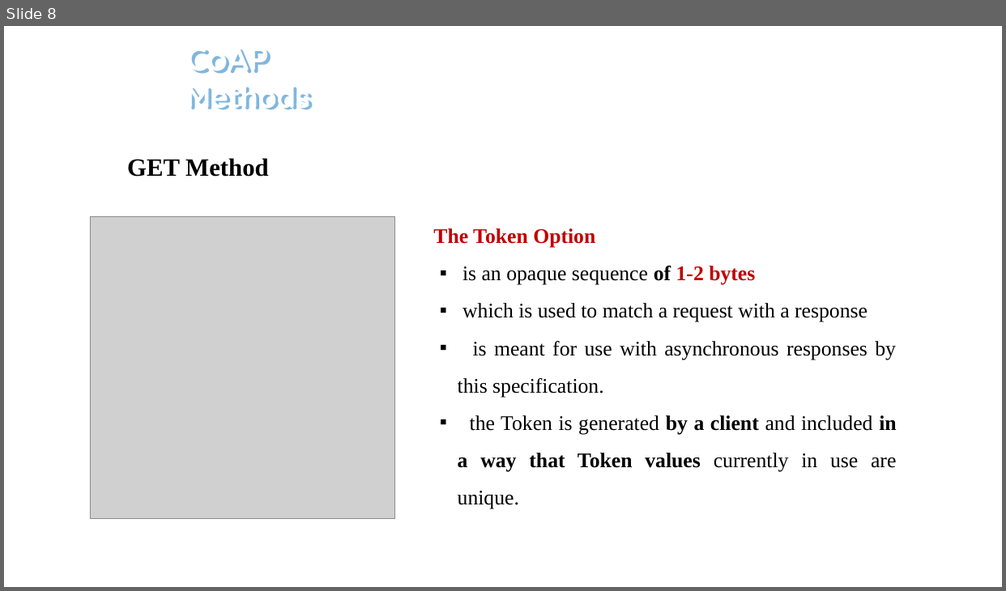
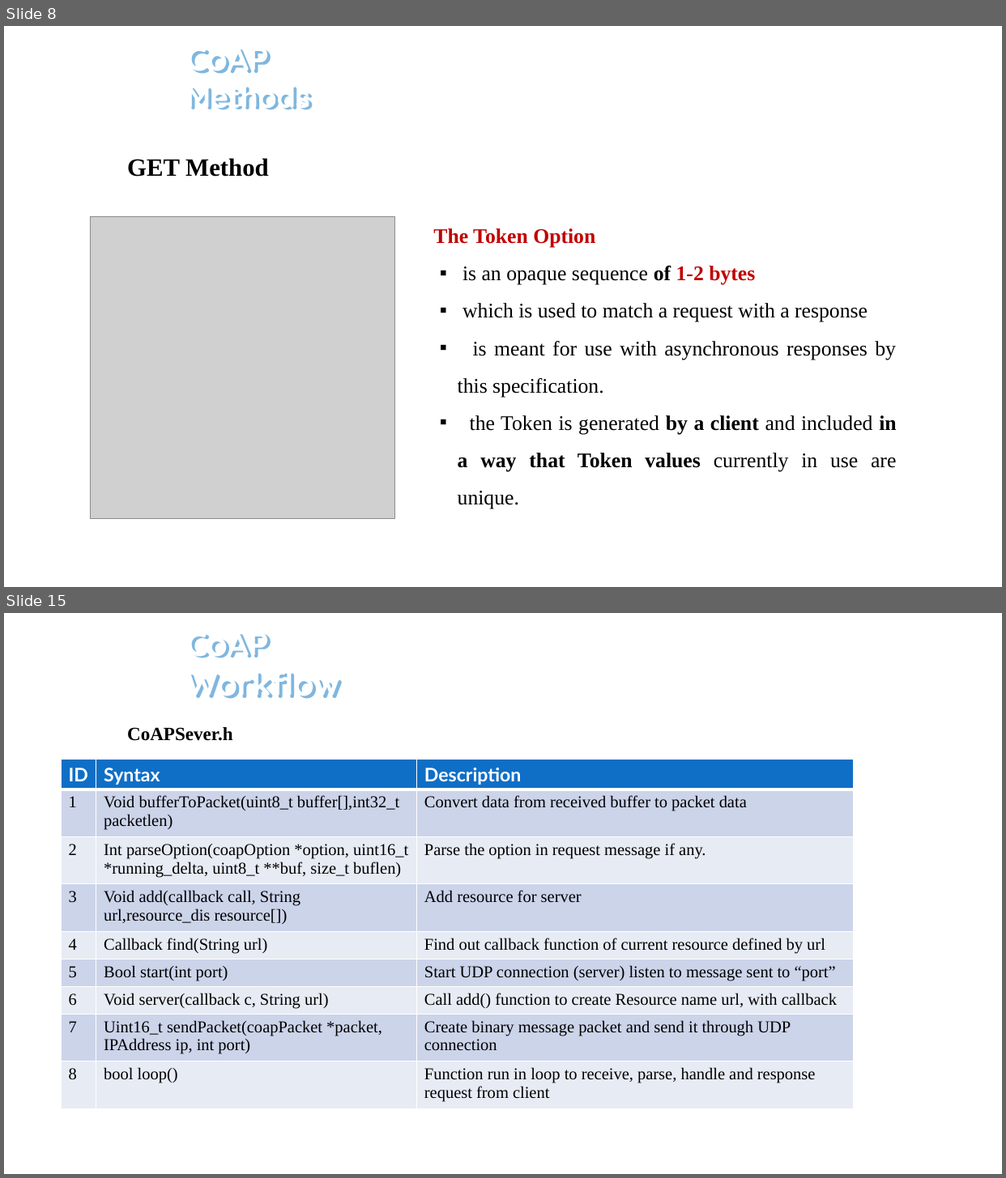
Before and after one commit to hoangnh0194/TrainingTMA, a slide deck: CoAPreport.pptx. Shown one above the other, each under a label of ours: slide 8 before the commit, slides 8 and 15 after it; the slides between them are not shown. The pictures are 1006x591 and 1006x1178 pixels, drawn with LibreOffice and Linux fonts; fonts in the diff are those of the drawing; grey boxes stand for pictures; background and template pictures are left out. Boxes give left, top, right and bottom in pixels: in the first picture for what was removed or moved away, otherwise in the second. Text is boxed around its words. In the diff, an @@ line names an element or a change of style, - is before the commit and + after.

```diff
--- a/CoAPreport.pptx
+++ b/CoAPreport.pptx
@@ slide 15 added at (4, 613, 1002, 1174), background picture (left out); not listed: 1 template element that a slide beside it also shows @@
@@ text added at (186, 634, 339, 699), 32 pt, text #FFFFFF, bold @@
+CoAP
+Workflow
@@ text added at (127, 727, 233, 741), 18 pt, text #000000, bold @@
+CoAPSever.h
@@ table added at (61, 760, 853, 1129), 9 rows, 3 columns @@
+ID | Syntax | Description
+1 | Void bufferToPacket(uint8_t buffer[],int32_t packetlen) | Convert data from received buffer to packet data
+2 | Int parseOption(coapOption *option, uint16_t *running_delta, uint8_t **buf, size_t buflen) | Parse the option in request message if any.
+3 | Void add(callback call, String url,resource_dis resource[]) | Add resource for server
+4 | Callback find(String url) | Find out callback function of current resource defined by url
+5 | Bool start(int port) | Start UDP connection (server) listen to message sent to “port”
+6 | Void server(callback c, String url) | Call add() function to create Resource name url, with callback
+7 | Uint16_t sendPacket(coapPacket *packet, IPAddress ip, int port) | Create binary message packet and send it through UDP connection
+8 | bool loop() | Function run in loop to receive, parse, handle and response request from client
```
Also in this commit, not shown: 11 slides changed, 9 other slides added, 1 other file.
